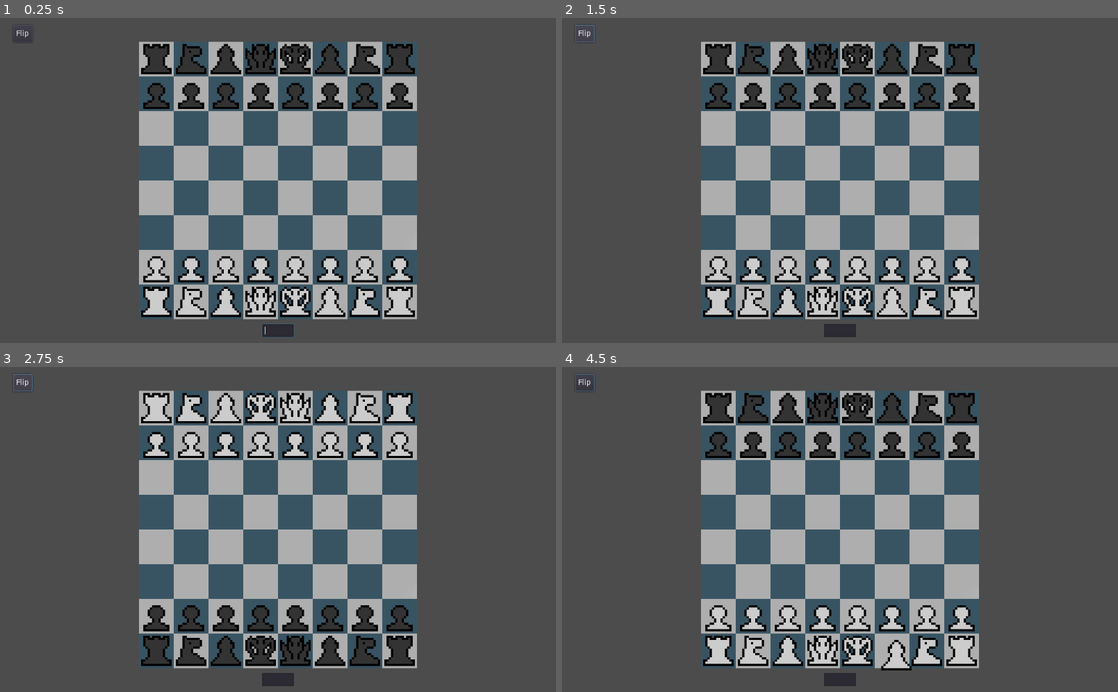
Above: before the commit, frames 1-4 (two rows, left to right).
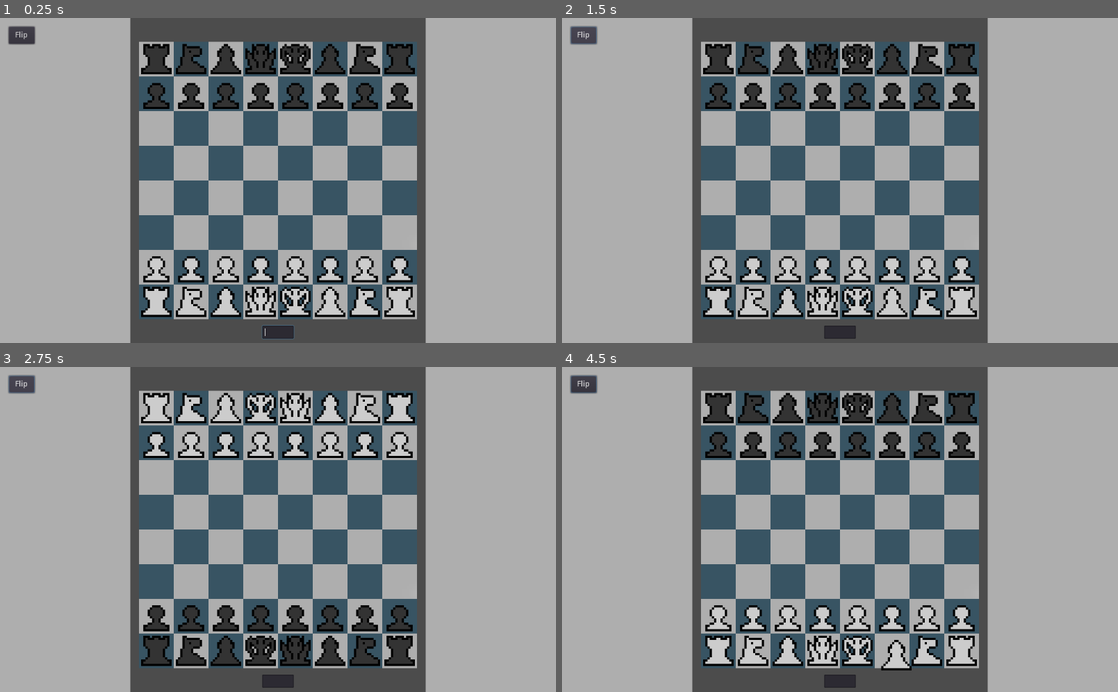
Above: after the commit, the same moments.

Repository: sbacon-/gdScript-chess
Game: Godot game, scene res://Main.tscn
Same seed, same stepped clock (60 frames per second), same inputs: the game is played once before the commit and once after it.
Inputs (mouse positions are in pixels of both pictures, inside the frame that each line leads up to):
- Up to frame 1 (0.25 s): no input
- Up to frame 2 (1.5 s): click "Flip" at 0.5 s; click "Flip" at 1.25 s
- Up to frame 3 (2.75 s): click "Flip" at 2 s
- Up to frame 4 (4.5 s): tap Enter at 2.75, 4.25 s; move the mouse to (962, 649) at 2.77 s; click (962, 649) at 2.92 s; tap Space at 3.5 s; move the mouse to (751, 409) at 3.52 s; click (751, 409) at 3.67 s; move the mouse to (890, 649) at 4.27 s; click (890, 649) at 4.42 s

The runs differ from the first frame. In frame 1, 47% of the frame differs, in the area x 0-100%, y 0-100%; in frame 2, 47%; in frame 3, 47%; in frame 4, 47%.

Commit message:
added FEN construction and move queues

Diff:
--- a/GlobalVars.gd
+++ b/GlobalVars.gd
@@ -52,6 +52,7 @@
 	for p in pieces:
 		p.queue_free()
 	pieces.clear()
+	var activePlayer = null
 	var arr = fen.split('/')
 	var rank=8
 	for a in arr:
@@ -74,6 +75,78 @@
 			file+=1
 		rank-=1
 	if(tempFlip): flipBoard()
+	var extras = fen.split(' ');
+	"""ACTIVE PLAYER"""
+	if (extras[1]=="w"): activePlayer = WHITE;
+	if (extras[1]=="b"): activePlayer = BLACK;
+	"""CASTLING RIGHTS"""
+	var castlers = ["e1","h1","a1","e8","h8","a8"]
+	for c in castlers:
+		isSquareOccupied(c).moved=true;
+	if (extras[2].find("K")!=-1):
+		isSquareOccupied("e1").moved = false;
+		isSquareOccupied("h1").moved = false;
+	if (extras[2].find("Q")!=-1):
+		isSquareOccupied("e1").moved = false;
+		isSquareOccupied("a1").moved = false;
+	if (extras[2].find("k")!=-1):
+		isSquareOccupied("e8").moved = false;
+		isSquareOccupied("h8").moved = false;
+	if (extras[2].find("q")!=-1):
+		isSquareOccupied("e8").moved = false;
+		isSquareOccupied("a8").moved = false;
+	"""EN PASSANT"""
+	if (extras[3]!="-"):
+		enPassant = extras[3]
+		if (enPassant.ends_with("3")):
+			enPassantTarget = enPassant[0]+"4"
+		if (enPassant.ends_with("6")):
+			enPassantTarget = enPassant[0]+"5"
+
+func constructFen(activePlayer):
+	var fen = ""
+	var tempFlip = false
+	if(files[0]=="h"):
+		flipBoard()
+		tempFlip = true
+	for r in range(8,0,-1):
+		var emptyCounter = 0
+		for f in files:
+			var square = isSquareOccupied(f+String(r))
+			if(square==null):
+				emptyCounter+=1
+			else:
+				if(emptyCounter>0): fen+=String(emptyCounter)
+				var piece = pieceSTR[square.getPieceType()]
+				if(square.getColor()==BLACK):
+					piece = piece.to_lower()
+				fen+=piece
+				emptyCounter=0;
+		if(emptyCounter>0): fen+=String(emptyCounter)
+		if(r!=1): fen += '/'
+	if(tempFlip): flipBoard()
+	if(activePlayer==WHITE): fen+= " w"
+	if(activePlayer==BLACK): fen+= " b"
+	var castles = ""
+	if(!findKing(WHITE).moved):
+		var a = isSquareOccupied("a1")
+		var h = isSquareOccupied("h1")
+		if(h!=null and !h.moved):castles+="K"
+		if(a!=null and !a.moved):castles+="Q"
+	if(!findKing(BLACK).moved):
+		var a = isSquareOccupied("a8")
+		var h = isSquareOccupied("h8")
+		if(h!=null and !h.moved):castles+="k"
+		if(a!=null and !a.moved):castles+="q"
+	if(castles == ""):
+		fen += " -"
+	else:
+		fen += " "+castles
+	if(enPassant == ""):
+		fen += " -"
+	else:
+		fen+= " "+enPassant
+	return fen
 
 func createPiece(color,type,pos):
 	var p = pieceScene.instance()
--- a/Main.gd
+++ b/Main.gd
@@ -1,19 +1,29 @@
 extends Node2D
+
+export (PackedScene) var moveNavigation
+var moveQueueDisplay
+var moveQueueSet
+var moveInput
 
 var activePlayer = GlobalVars.WHITE
 
+var moveNumber = 0
+
 var uciMoveQueue = []
 var sanMoveQueue = []
+var fenMoveQueue = []
 
 func _ready():
+	moveQueueDisplay = $Camera2D/UI/RightBG/Scroll/VBox
+	moveInput = $Camera2D/UI/MoveInput
 	reset()
 
 func reset():
-	setupBoard("rnbqkbnr/pppppppp/8/8/8/8/PPPPPPPP/RNBQKBNR")
+	setupBoard("rnbqkbnr/pppppppp/8/8/8/8/PPPPPPPP/RNBQKBNR w KQkq -")
 	activePlayer = GlobalVars.WHITE
 	uciMoveQueue.clear()
 	sanMoveQueue.clear()
-	$Camera2D/MoveInput.grab_focus()
+	moveInput.grab_focus()
 
 func setupBoard(fen):
 	GlobalVars.parseFEN(fen);
@@ -46,10 +56,19 @@
 		if options.find(promote)==-1: return
 		piece.promoType = GlobalVars.pieceSTR.find(promote)
 		piece.moveTo(to)
-	$Camera2D/MoveInput.clear()
+	moveInput.clear()
 	piece.targetSquare = to
 	uciMoveQueue.push_back(text)
 	sanMoveQueue.push_back(properSAN(from,to,promote))
+	fenMoveQueue.push_back(GlobalVars.constructFen(activePlayer))
+	if(moveNumber%2==0):
+		moveQueueSet = HBoxContainer.new()
+		moveQueueDisplay.add_child(moveQueueSet)
+	var move = Button.new()
+	move.text = sanMoveQueue[moveNumber]
+	move.rect_size.x = moveQueueDisplay.rect_size.x/2
+	moveQueueSet.add_child(move)
+	moveNumber+=1
 
 func parseSAN(text):
 	var original = text
@@ -141,7 +160,10 @@
 	if new_text=="":return
 	if new_text.to_lower()=="reset":
 		reset()
-		$Camera2D/MoveInput.clear()
+		moveInput.clear()
+	if new_text.to_lower()=="fen":
+		print( GlobalVars.constructFen(activePlayer))
+		moveInput.clear()
 	parseMove(new_text)
 
 func _on_Button_pressed():
--- a/Main.tscn
+++ b/Main.tscn
@@ -16,17 +16,53 @@
 rotating = true
 current = true
 
-[node name="MoveInput" parent="Camera2D" instance=ExtResource( 3 )]
-margin_top = 265.0
+[node name="UI" type="Control" parent="Camera2D"]
+anchor_left = 0.5
+anchor_top = 0.5
+anchor_right = 0.5
+anchor_bottom = 0.5
+margin_left = -512.0
+margin_top = -300.0
+margin_right = 512.0
+margin_bottom = 300.0
+mouse_filter = 2
 
-[node name="Button" type="Button" parent="Camera2D"]
-anchor_top = 0.5
-anchor_bottom = 0.5
-margin_left = -488.0
-margin_top = -287.0
-margin_right = -452.0
-margin_bottom = -255.0
+[node name="RightBG" type="ColorRect" parent="Camera2D/UI"]
+anchor_left = 1.0
+anchor_right = 1.0
+anchor_bottom = 1.0
+margin_left = -240.0
+color = Color( 0.682353, 0.682353, 0.682353, 1 )
+
+[node name="Scroll" type="ScrollContainer" parent="Camera2D/UI/RightBG"]
+anchor_right = 1.0
+anchor_bottom = 1.0
+margin_left = 16.0
+margin_top = 16.0
+margin_right = -16.0
+margin_bottom = -16.0
+
+[node name="VBox" type="VBoxContainer" parent="Camera2D/UI/RightBG/Scroll"]
+
+[node name="LeftBG" type="ColorRect" parent="Camera2D/UI"]
+anchor_bottom = 1.0
+margin_right = 240.0
+color = Color( 0.682353, 0.682353, 0.682353, 1 )
+
+[node name="Button" type="Button" parent="Camera2D/UI/LeftBG"]
+margin_left = 16.0
+margin_top = 16.0
+margin_right = 64.0
+margin_bottom = 48.0
 text = "Flip"
 
-[connection signal="text_changed" from="Camera2D/MoveInput" to="." method="_on_MoveInput_text_changed"]
-[connection signal="pressed" from="Camera2D/Button" to="." method="_on_Button_pressed"]
+[node name="MoveInput" parent="Camera2D/UI" instance=ExtResource( 3 )]
+anchor_top = 1.0
+anchor_bottom = 1.0
+margin_top = -32.0
+margin_bottom = -8.0
+grow_horizontal = 2
+grow_vertical = 2
+
+[connection signal="pressed" from="Camera2D/UI/LeftBG/Button" to="." method="_on_Button_pressed"]
+[connection signal="text_changed" from="Camera2D/UI/MoveInput" to="." method="_on_MoveInput_text_changed"]
